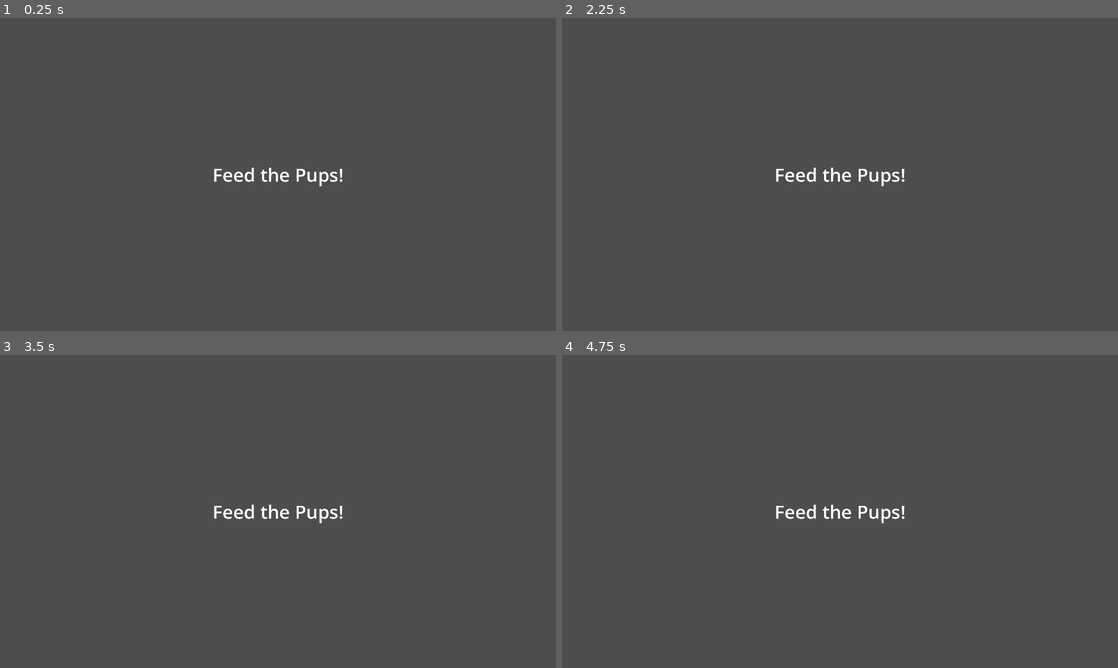
Above: before the commit, frames 1-4 (two rows, left to right).
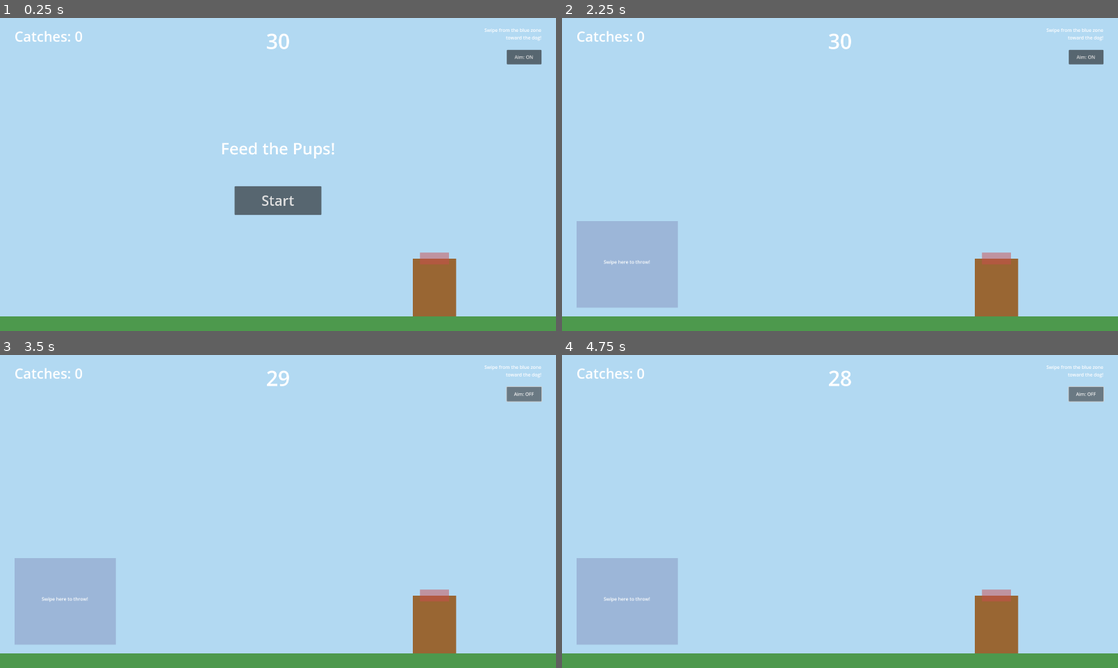
Above: after the commit, the same moments.

Repository: davetashner/feed-the-pups
Game: Godot game, scene res://prototype.tscn
The game is run twice, just before and just after one commit, with the same random seed, the same clock (stepped at 60 frames per second) and the same inputs. Before the commit the project starts from res://main.tscn.
Inputs (mouse positions are in pixels of both pictures, inside the frame that each line leads up to):
- Up to frame 1 (0.25 s): no input
- Up to frame 2 (2.25 s): click (1084, 55) at 0.5 s, where only the run after the commit has a clickable "Aim: ON"; click (1084, 55) at 1.25 s, where only the run after the commit has a clickable "Aim: OFF"; click (840, 199) at 2 s, where only the run after the commit has a clickable "Start"
- Up to frame 3 (3.5 s): click (522, 392) at 2.75 s, where only the run after the commit has a clickable "Aim: ON"
- Up to frame 4 (4.75 s): click (1084, 392) at 3.5 s, where only the run after the commit has a clickable "Aim: OFF"; click (1084, 392) at 4.25 s, where only the run after the commit has a clickable "Aim: ON"

The runs differ from the first frame. In frame 1, 100% of the frame differs, in the area x 0-100%, y 0-100%; in frame 2, 100%; in frame 3, 100%; in frame 4, 100%.

Commit message:
Add greybox throw prototype with timed rounds (bd-g001.1.1, bd-g001.1.2, bd-g001.1.3)
- Swipe-to-throw mechanic with physics-based arcing
- Dog target with catch detection and visual feedback
- Optional trajectory aim assist with toggle button
- 30-second timed rounds with start/play again buttons
- Score tracking with accuracy percentage

Co-Authored-By: Claude Opus 4.5 <noreply@anthropic.com>

Diff:
--- /dev/null
+++ b/game/dog.gd
@@ -0,0 +1,24 @@
+extends Area2D
+## Dog target that catches treats
+
+signal treat_caught
+
+func _ready() -> void:
+	body_entered.connect(_on_body_entered)
+
+func _on_body_entered(body: Node) -> void:
+	if body is RigidBody2D and body.has_method("queue_free"):
+		# Treat caught!
+		treat_caught.emit()
+
+		# Simple catch feedback - flash green
+		var body_rect = $Body as ColorRect
+		var original_color = body_rect.color
+		body_rect.color = Color(0.2, 0.9, 0.2, 1)
+
+		# Remove the treat
+		body.queue_free()
+
+		# Reset color after brief flash
+		await get_tree().create_timer(0.15).timeout
+		body_rect.color = original_color
--- /dev/null
+++ b/game/dog.tscn
@@ -0,0 +1,29 @@
+[gd_scene load_steps=3 format=3 uid="uid://dog001"]
+
+[ext_resource type="Script" path="res://dog.gd" id="1_dog"]
+
+[sub_resource type="RectangleShape2D" id="RectangleShape2D_dog"]
+size = Vector2(150, 200)
+
+[node name="Dog" type="Area2D"]
+collision_layer = 4
+collision_mask = 2
+script = ExtResource("1_dog")
+
+[node name="CollisionShape2D" type="CollisionShape2D" parent="."]
+position = Vector2(0, -100)
+shape = SubResource("RectangleShape2D_dog")
+
+[node name="Body" type="ColorRect" parent="."]
+offset_left = -75.0
+offset_top = -200.0
+offset_right = 75.0
+offset_bottom = 0.0
+color = Color(0.6, 0.4, 0.2, 1)
+
+[node name="CatchZone" type="ColorRect" parent="."]
+offset_left = -50.0
+offset_top = -220.0
+offset_right = 50.0
+offset_bottom = -180.0
+color = Color(0.8, 0.3, 0.3, 0.5)
--- a/game/project.godot
+++ b/game/project.godot
@@ -12,7 +12,7 @@
 
 config/name="Feed the Pups"
 config/description="A treat-throwing game for kids"
-run/main_scene="res://main.tscn"
+run/main_scene="res://prototype.tscn"
 config/features=PackedStringArray("4.5", "Mobile")
 config/icon="res://icon.svg"
 
@@ -23,6 +23,10 @@
 window/stretch/mode="viewport"
 window/handheld/orientation=4
 
+[input_devices]
+
+pointing/emulate_touch_from_mouse=true
+
 [rendering]
 
 renderer/rendering_method="mobile"
--- /dev/null
+++ b/game/prototype.gd
@@ -0,0 +1,253 @@
+extends Node2D
+## Greybox prototype for throw mechanics
+
+const TREAT_SCENE = preload("res://treat.tscn")
+
+# Throw tuning
+const THROW_POWER_MULTIPLIER := 2.5
+const MIN_SWIPE_DISTANCE := 50.0
+const MAX_THROW_SPEED := 1500.0
+
+# Trajectory preview settings
+const TRAJECTORY_POINTS := 30
+const TRAJECTORY_TIME_STEP := 0.05
+const GRAVITY := 980.0  # Match Godot's default gravity
+
+# Round settings
+const ROUND_DURATION := 30.0
+
+# Swipe tracking
+var swipe_start_pos: Vector2 = Vector2.ZERO
+var swipe_current_pos: Vector2 = Vector2.ZERO
+var swipe_start_time: float = 0.0
+var is_swiping := false
+
+# Score tracking
+var catches := 0
+var misses := 0
+
+# Round state
+var time_remaining := ROUND_DURATION
+var round_active := false  # Start paused, waiting for button
+
+# Aim assist toggle
+var aim_assist_enabled := true
+
+@onready var score_label: Label = $UI/ScoreLabel
+@onready var timer_label: Label = $UI/TimerLabel
+@onready var round_end_label: Label = $UI/RoundEndLabel
+@onready var start_button: Button = $UI/StartButton
+@onready var throw_zone: ColorRect = $ThrowZone
+@onready var dog: Area2D = $Dog
+@onready var trajectory_line: Line2D = $TrajectoryLine
+@onready var aim_button: Button = $UI/AimButton
+
+func _ready() -> void:
+	dog.treat_caught.connect(_on_treat_caught)
+	aim_button.pressed.connect(_on_aim_button_pressed)
+	start_button.pressed.connect(_on_start_button_pressed)
+	_setup_trajectory_line()
+	_update_aim_button_text()
+	_show_start_screen()
+
+func _process(delta: float) -> void:
+	if round_active:
+		time_remaining -= delta
+		_update_timer_display()
+
+		if time_remaining <= 0:
+			_end_round()
+
+func _input(event: InputEvent) -> void:
+	if not round_active:
+		return
+
+	if event is InputEventMouseButton or event is InputEventScreenTouch:
+		_handle_touch(event)
+	elif event is InputEventMouseMotion or event is InputEventScreenDrag:
+		_handle_drag(event)
+
+func _handle_touch(event: InputEvent) -> void:
+	var pos := _get_event_position(event)
+	var pressed := _is_pressed(event)
+
+	if pressed:
+		# Start swipe if in throw zone
+		if _is_in_throw_zone(pos):
+			swipe_start_pos = pos
+			swipe_start_time = Time.get_ticks_msec() / 1000.0
+			is_swiping = true
+			throw_zone.color = Color(0.5, 0.5, 0.8, 0.5)  # Highlight
+	else:
+		# End swipe - throw if valid
+		if is_swiping:
+			var swipe_end_pos := pos
+			var swipe_vector := swipe_end_pos - swipe_start_pos
+
+			if swipe_vector.length() >= MIN_SWIPE_DISTANCE:
+				_throw_treat(swipe_start_pos, swipe_vector)
+
+			is_swiping = false
+			throw_zone.color = Color(0.4, 0.4, 0.6, 0.3)  # Reset
+			_clear_trajectory()
+
+func _handle_drag(event: InputEvent) -> void:
+	if is_swiping:
+		swipe_current_pos = _get_drag_position(event)
+		_update_trajectory_preview()
+
+func _get_drag_position(event: InputEvent) -> Vector2:
+	if event is InputEventMouseMotion:
+		return event.position
+	elif event is InputEventScreenDrag:
+		return event.position
+	return Vector2.ZERO
+
+func _setup_trajectory_line() -> void:
+	trajectory_line.width = 4.0
+	trajectory_line.default_color = Color(1.0, 0.8, 0.2, 0.7)
+	trajectory_line.clear_points()
+
+func _update_trajectory_preview() -> void:
+	trajectory_line.clear_points()
+
+	if not aim_assist_enabled:
+		return
+
+	var swipe_vector := swipe_current_pos - swipe_start_pos
+	if swipe_vector.length() < MIN_SWIPE_DISTANCE:
+		return
+
+	# Calculate initial velocity (same as throw)
+	var velocity := swipe_vector * THROW_POWER_MULTIPLIER
+	if velocity.length() > MAX_THROW_SPEED:
+		velocity = velocity.normalized() * MAX_THROW_SPEED
+
+	# Simulate trajectory points
+	var pos := swipe_start_pos
+	var vel := velocity
+
+	for i in range(TRAJECTORY_POINTS):
+		trajectory_line.add_point(pos)
+
+		# Simple physics step
+		vel.y += GRAVITY * TRAJECTORY_TIME_STEP
+		pos += vel * TRAJECTORY_TIME_STEP
+
+		# Stop if below floor
+		if pos.y > 1030:
+			break
+
+func _clear_trajectory() -> void:
+	trajectory_line.clear_points()
+
+func _get_event_position(event: InputEvent) -> Vector2:
+	if event is InputEventMouseButton:
+		return event.position
+	elif event is InputEventScreenTouch:
+		return event.position
+	return Vector2.ZERO
+
+func _is_pressed(event: InputEvent) -> bool:
+	if event is InputEventMouseButton:
+		return event.pressed
+	elif event is InputEventScreenTouch:
+		return event.pressed
+	return false
+
+func _is_in_throw_zone(pos: Vector2) -> bool:
+	var rect := throw_zone.get_global_rect()
+	return rect.has_point(pos)
+
+func _throw_treat(start_pos: Vector2, swipe_vector: Vector2) -> void:
+	var treat = TREAT_SCENE.instantiate()
+	add_child(treat)
+
+	# Position treat at swipe start
+	treat.global_position = start_pos
+
+	# Calculate throw velocity from swipe
+	var velocity := swipe_vector * THROW_POWER_MULTIPLIER
+
+	# Clamp max speed
+	if velocity.length() > MAX_THROW_SPEED:
+		velocity = velocity.normalized() * MAX_THROW_SPEED
+
+	# Apply velocity to treat
+	treat.linear_velocity = velocity
+
+	# Connect miss signal
+	treat.missed.connect(_on_treat_missed.bind(treat))
+
+func _on_treat_caught() -> void:
+	catches += 1
+	_update_score_display()
+
+func _on_treat_missed(_treat: Node) -> void:
+	misses += 1
+
+func _on_aim_button_pressed() -> void:
+	aim_assist_enabled = not aim_assist_enabled
+	_update_aim_button_text()
+	if not aim_assist_enabled:
+		_clear_trajectory()
+
+func _update_aim_button_text() -> void:
+	aim_button.text = "Aim: ON" if aim_assist_enabled else "Aim: OFF"
+
+func _show_start_screen() -> void:
+	round_active = false
+	throw_zone.visible = false
+	round_end_label.text = "Feed the Pups!"
+	round_end_label.visible = true
+	start_button.text = "Start"
+	start_button.visible = true
+	timer_label.text = "30"
+
+func _on_start_button_pressed() -> void:
+	_start_round()
+
+func _start_round() -> void:
+	catches = 0
+	misses = 0
+	time_remaining = ROUND_DURATION
+	round_active = true
+	round_end_label.visible = false
+	start_button.visible = false
+	throw_zone.visible = true
+	_update_score_display()
+	_update_timer_display()
+	_clear_all_treats()
+
+func _end_round() -> void:
+	round_active = false
+	throw_zone.visible = false
+	_clear_trajectory()
+
+	# Show round results
+	var total := catches + misses
+	var accuracy := 0
+	if total > 0:
+		accuracy = int((float(catches) / total) * 100)
+	round_end_label.text = "Round Over!\nCatches: %d\nAccuracy: %d%%" % [catches, accuracy]
+	round_end_label.visible = true
+	start_button.text = "Play Again"
+	start_button.visible = true
+
+func _update_timer_display() -> void:
+	var seconds := int(ceil(time_remaining))
+	timer_label.text = "%d" % seconds
+
+	# Flash red when low
+	if time_remaining <= 5:
+		timer_label.add_theme_color_override("font_color", Color(1, 0.3, 0.3))
+	else:
+		timer_label.remove_theme_color_override("font_color")
+
+func _update_score_display() -> void:
+	score_label.text = "Catches: %d" % catches
+
+func _clear_all_treats() -> void:
+	for child in get_children():
+		if child is RigidBody2D:
+			child.queue_free()
--- /dev/null
+++ b/game/prototype.tscn
@@ -0,0 +1,117 @@
+[gd_scene load_steps=7 format=3 uid="uid://prototype001"]
+
+[ext_resource type="Script" path="res://prototype.gd" id="1_prototype"]
+[ext_resource type="PackedScene" uid="uid://dog001" path="res://dog.tscn" id="2_dog"]
+
+[sub_resource type="RectangleShape2D" id="RectangleShape2D_floor"]
+size = Vector2(1920, 50)
+
+[sub_resource type="LabelSettings" id="LabelSettings_score"]
+font_size = 48
+
+[sub_resource type="LabelSettings" id="LabelSettings_timer"]
+font_size = 72
+
+[sub_resource type="LabelSettings" id="LabelSettings_roundend"]
+font_size = 56
+
+[node name="Prototype" type="Node2D"]
+script = ExtResource("1_prototype")
+
+[node name="Background" type="ColorRect" parent="."]
+offset_right = 1920.0
+offset_bottom = 1080.0
+color = Color(0.7, 0.85, 0.95, 1)
+
+[node name="Floor" type="StaticBody2D" parent="." groups=["floor"]]
+position = Vector2(960, 1055)
+collision_layer = 1
+collision_mask = 2
+
+[node name="CollisionShape2D" type="CollisionShape2D" parent="Floor"]
+shape = SubResource("RectangleShape2D_floor")
+
+[node name="Visual" type="ColorRect" parent="Floor"]
+offset_left = -960.0
+offset_top = -25.0
+offset_right = 960.0
+offset_bottom = 25.0
+color = Color(0.3, 0.6, 0.3, 1)
+
+[node name="Dog" parent="." instance=ExtResource("2_dog")]
+position = Vector2(1500, 1030)
+
+[node name="ThrowZone" type="ColorRect" parent="."]
+offset_left = 50.0
+offset_top = 700.0
+offset_right = 400.0
+offset_bottom = 1000.0
+color = Color(0.4, 0.4, 0.6, 0.3)
+
+[node name="ThrowLabel" type="Label" parent="ThrowZone"]
+layout_mode = 0
+offset_left = 50.0
+offset_top = 130.0
+offset_right = 300.0
+offset_bottom = 170.0
+text = "Swipe here to throw!"
+horizontal_alignment = 1
+
+[node name="TrajectoryLine" type="Line2D" parent="."]
+width = 4.0
+default_color = Color(1, 0.8, 0.2, 0.7)
+
+[node name="UI" type="CanvasLayer" parent="."]
+
+[node name="ScoreLabel" type="Label" parent="UI"]
+offset_left = 50.0
+offset_top = 30.0
+offset_right = 300.0
+offset_bottom = 80.0
+text = "Catches: 0"
+label_settings = SubResource("LabelSettings_score")
+
+[node name="Instructions" type="Label" parent="UI"]
+offset_left = 1400.0
+offset_top = 30.0
+offset_right = 1870.0
+offset_bottom = 100.0
+text = "Swipe from the blue zone
+toward the dog!"
+horizontal_alignment = 2
+
+[node name="AimButton" type="Button" parent="UI"]
+offset_left = 1750.0
+offset_top = 110.0
+offset_right = 1870.0
+offset_bottom = 160.0
+text = "Aim: ON"
+
+[node name="TimerLabel" type="Label" parent="UI"]
+offset_left = 860.0
+offset_top = 30.0
+offset_right = 1060.0
+offset_bottom = 110.0
+text = "30"
+label_settings = SubResource("LabelSettings_timer")
+horizontal_alignment = 1
+
+[node name="RoundEndLabel" type="Label" parent="UI"]
+visible = false
+offset_left = 660.0
+offset_top = 350.0
+offset_right = 1260.0
+offset_bottom = 550.0
+text = "Round Over!"
+label_settings = SubResource("LabelSettings_roundend")
+horizontal_alignment = 1
+vertical_alignment = 1
+
+[node name="StartButton" type="Button" parent="UI"]
+visible = false
+offset_left = 810.0
+offset_top = 580.0
+offset_right = 1110.0
+offset_bottom = 680.0
+theme_override_font_sizes/font_size = 48
+text = "Start"
--- /dev/null
+++ b/game/treat.gd
@@ -0,0 +1,22 @@
+extends RigidBody2D
+## Treat projectile that can be thrown toward dogs
+
+signal caught
+signal missed
+
+var has_landed := false
+
+func _ready() -> void:
+	body_entered.connect(_on_body_entered)
+	contact_monitor = true
+	max_contacts_reported = 4
+
+func _on_body_entered(body: Node) -> void:
+	if body.is_in_group("floor") and not has_landed:
+		has_landed = true
+		missed.emit()
+
+func _process(_delta: float) -> void:
+	# Remove treat if it falls off screen
+	if global_position.y > 1200:
+		queue_free()
--- /dev/null
+++ b/game/treat.tscn
@@ -0,0 +1,22 @@
+[gd_scene load_steps=3 format=3 uid="uid://treat001"]
+
+[ext_resource type="Script" path="res://treat.gd" id="1_treat"]
+
+[sub_resource type="CircleShape2D" id="CircleShape2D_treat"]
+radius = 25.0
+
+[node name="Treat" type="RigidBody2D"]
+collision_layer = 2
+collision_mask = 5
+gravity_scale = 1.0
+script = ExtResource("1_treat")
+
+[node name="CollisionShape2D" type="CollisionShape2D" parent="."]
+shape = SubResource("CircleShape2D_treat")
+
+[node name="Visual" type="ColorRect" parent="."]
+offset_left = -25.0
+offset_top = -25.0
+offset_right = 25.0
+offset_bottom = 25.0
+color = Color(0.9, 0.6, 0.2, 1)
Not shown, added: game/dog.gd.uid
Not shown, added: game/prototype.gd.uid
Not shown, added: game/treat.gd.uid
